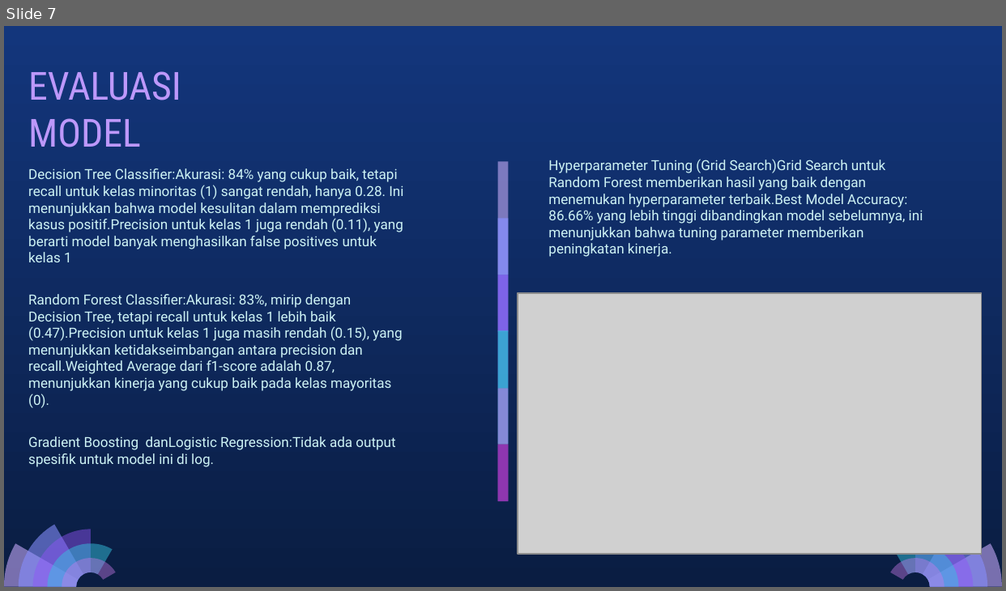
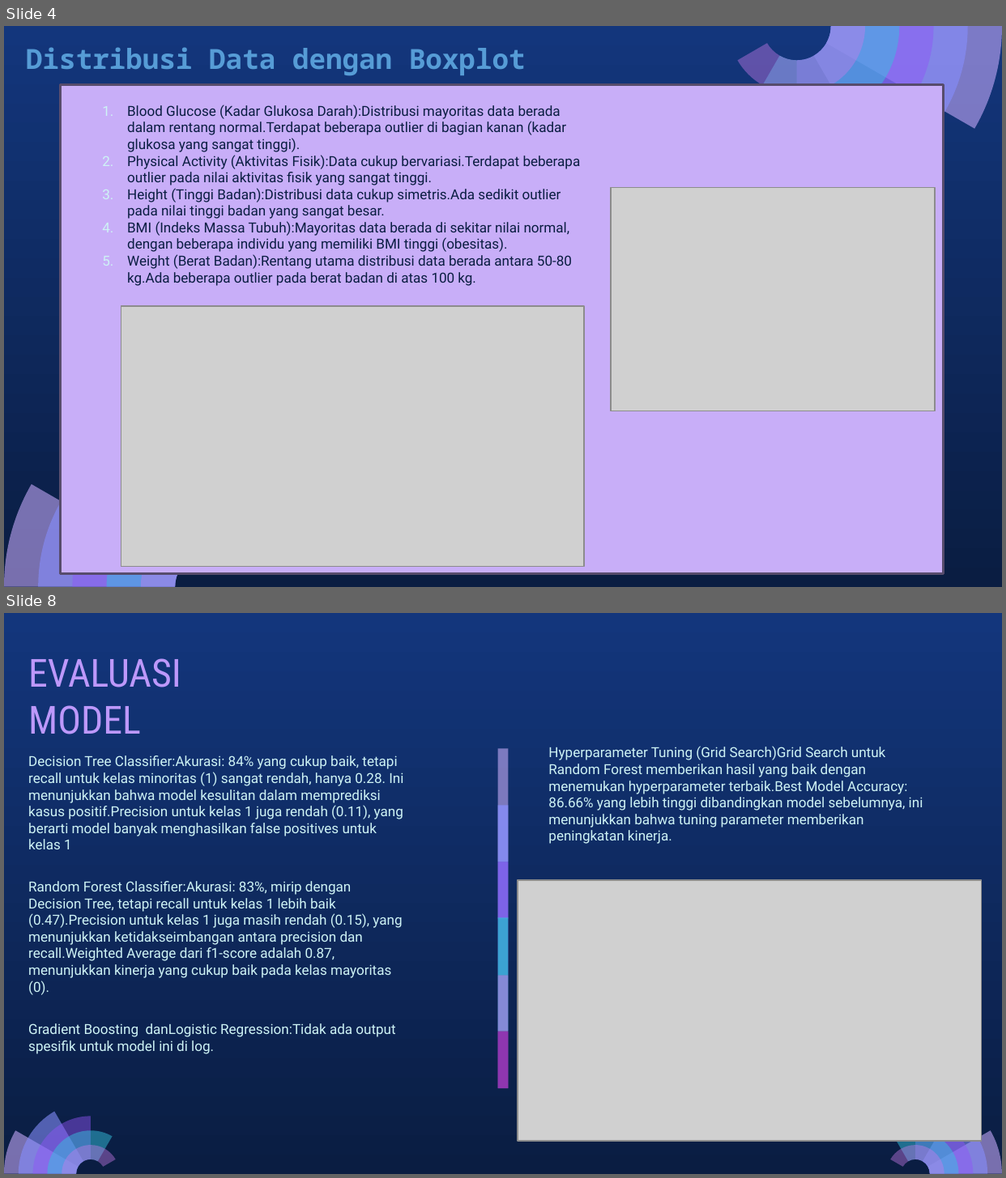
Before and after one commit to penoFahmi/Diabetes-Prediction, a slide deck: Diabetes Prediction.pptx. Shown one above the other, each under a label of ours: slide 7 before the commit, slides 4 and 8 after it; the slides between them are not shown. The pictures are 1006x591 and 1006x1178 pixels, drawn with LibreOffice and Linux fonts; fonts in the diff are those of the drawing; grey boxes stand for pictures. Boxes give left, top, right and bottom in pixels: in the first picture for what was removed or moved away, otherwise in the second. Text is boxed around its words. In the diff, an @@ line names an element or a change of style, - is before the commit and + after.

```diff
--- a/Diabetes Prediction.pptx
+++ b/Diabetes Prediction.pptx
@@ slide 4 added at [4,26,1002,587], background gradient #13367C to #0A1D42 @@
@@ text added at [26,47,526,75], 20 pt, text #569CD6, bold @@
+Distribusi Data dengan Boxplot
@@ group added at [738,26,1002,173]: 5 freeform shapes @@
@@ rectangle added at [60,85,943,574], fill #C8AEF8, outline #584C6D 2 pt @@
@@ text added at [127,105,581,286], 10 pt, text #0A1D42 @@
+1. Blood Glucose (Kadar Glukosa Darah):Distribusi mayoritas data berada dalam rentang normal.Terdapat beberapa outlier di bagian kanan (kadar glukosa yang sangat tinggi).
+2. Physical Activity (Aktivitas Fisik):Data cukup bervariasi.Terdapat beberapa outlier pada nilai aktivitas fisik yang sangat tinggi.
+3. Height (Tinggi Badan):Distribusi data cukup simetris.Ada sedikit outlier pada nilai tinggi badan yang sangat besar.
+4. BMI (Indeks Massa Tubuh):Mayoritas data berada di sekitar nilai normal, dengan beberapa individu yang memiliki BMI tinggi (obesitas).
+5. Weight (Berat Badan):Rentang utama distribusi data berada antara 50-80 kg.Ada beberapa outlier pada berat badan di atas 100 kg.
@@ picture added at [611,188,935,412] @@
@@ picture added at [121,306,584,567] @@
@@ group added at [4,439,268,587]: 5 freeform shapes @@
@@ what was slide 7 is now slide 8 @@
```
Also in this commit, not shown: 3 slides changed, 2 other slides added, 2 slides removed, 6 other files.
